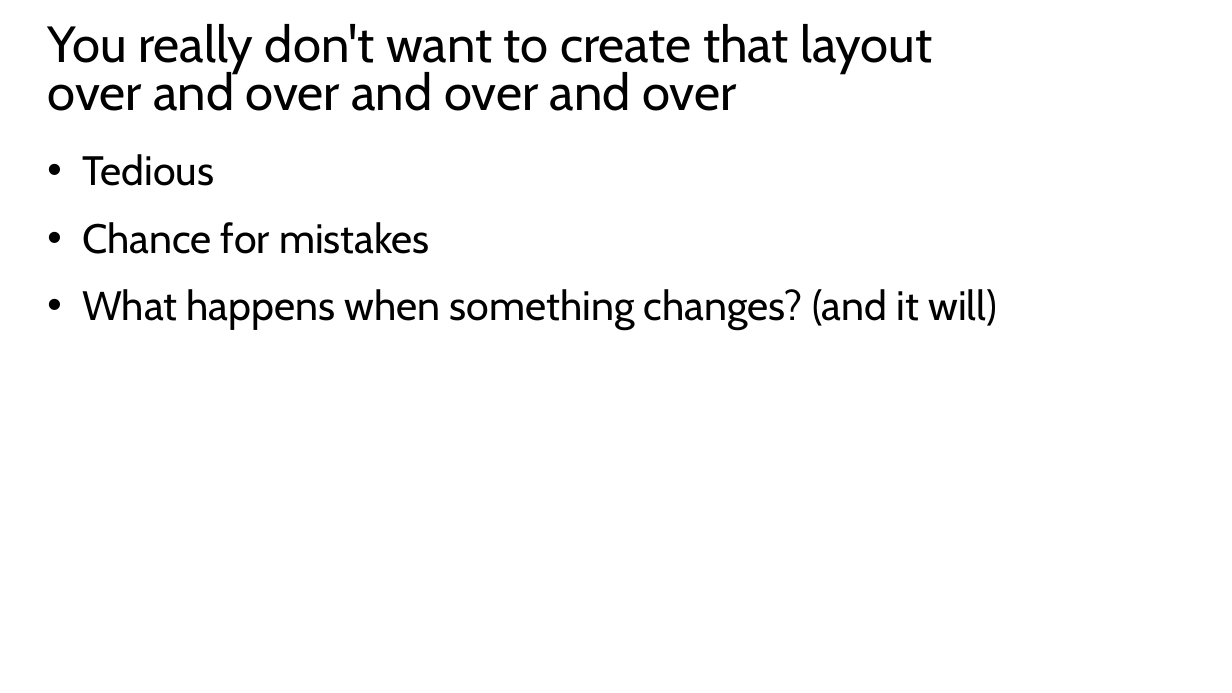
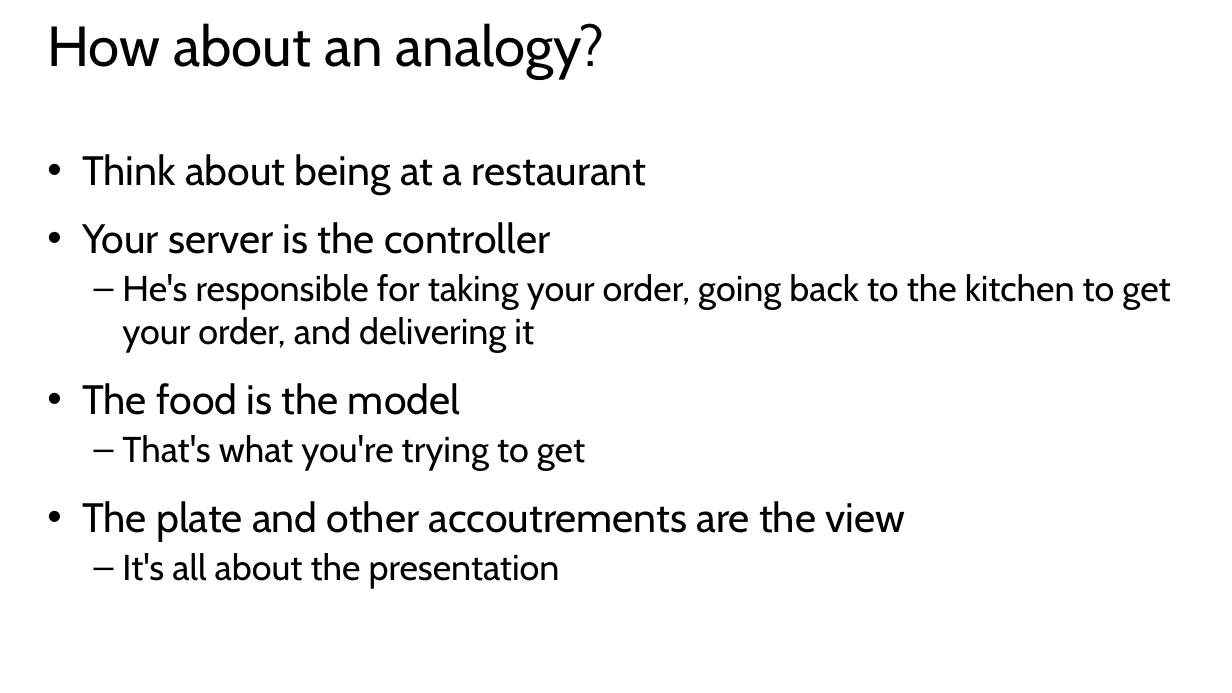
Before and after one commit to mkscala/AdvancedFlask, a slide deck: slide 18 of Slides/Module 1 - Flask Application Design.pptx (slide 7 before the commit). Drawn at 1232x693 pixels with LibreOffice and Linux fonts; fonts in the diff are those of the drawing. Boxes give left, top, right and bottom in pixels: in the first picture for what was removed or moved away, otherwise in the second. Text is boxed around its words. In the diff, an @@ line names an element or a change of style, - is before the commit and + after.

```diff
--- a/Slides/Module 1 - Flask Application Design.pptx
+++ b/Slides/Module 1 - Flask Application Design.pptx
@@ title at box(48, 23, 604, 79): text changed; size 39.6 to 44 pt @@
-You really don't want to create that layout
-over and over and over and over
+How about an analogy?
@@ text at box(82, 154, 1170, 589): text changed; size 32 to 28 pt @@
-• Tedious
-• Chance for mistakes
-• What happens when something changes? (and it will)
+• Think about being at a restaurant
+• Your server is the controller
+  – He's responsible for taking your order, going back to the kitchen to get your order, and delivering it
+• The food is the model
+  – That's what you're trying to get
+• The plate and other accoutrements are the view
+  – It's all about the presentation
```
Also in this commit, not shown: 3 other slides changed, 24 slides added, 17 slides removed, 3 other files.
